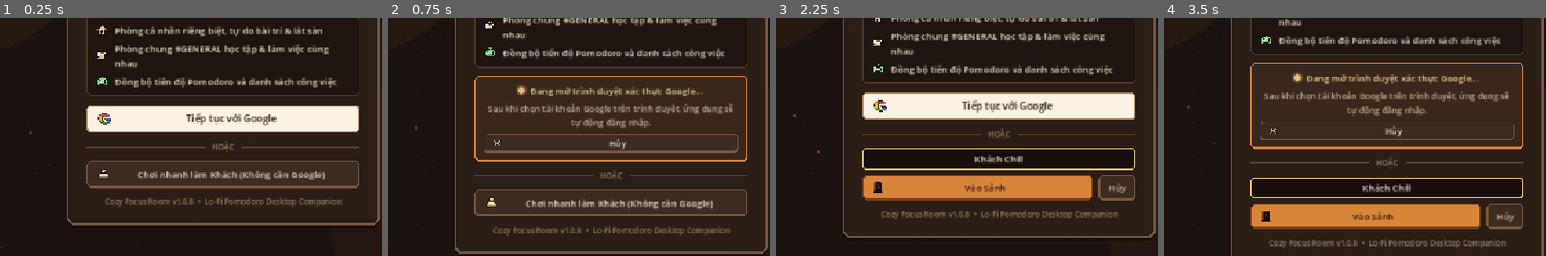
Above: before the commit, frames 1-4 (left to right).
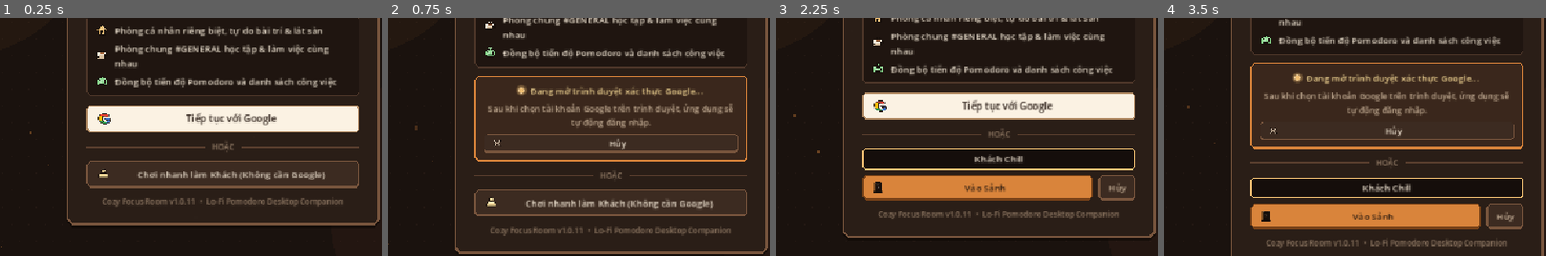
Above: after the commit, the same moments.

Repository: phanphuong1512/cozy-focus-godot
Game: Godot game, scene res://node_2d.tscn
Same seed, same stepped clock (60 frames per second), same inputs: the game is played once before the commit and once after it.
Inputs:
- Up to frame 1 (0.25 s): no input
- Up to frame 2 (0.75 s): click "Tiếp tục với Google" at 0.5 s
- Up to frame 3 (2.25 s): click "Hủy" at 1.25 s; click "Chơi nhanh làm Khách (Không c…" at 2 s
- Up to frame 4 (3.5 s): click "Tiếp tục với Google" at 2.75 s
The pictures show only the part of the screen within x 21-71%, y 42-92%; the shares and areas given below are measured in that part.

The runs differ from the first frame. In frame 1, 0.7% of the frame differs, in the area x 26-90%, y 75-80%; in frame 2, 0.6%; in frame 3, 0.7%; in frame 4, 0.7%, in the area x 26-90%, y 93-97%.

Commit message:
fix(ui, assets): clamp wall items below wall trim, lock chat bar right edge, and early-init catalog map

Diff:
--- a/project.godot
+++ b/project.godot
@@ -11,7 +11,7 @@
 [application]
 
 config/name="cozy-focus-room"
-config/version="1.0.8"
+config/version="1.0.11"
 run/main_scene="res://node_2d.tscn"
 config/features=PackedStringArray("4.7", "Forward Plus")
 config/icon="res://icon.svg"
--- a/scripts/game_data.gd
+++ b/scripts/game_data.gd
@@ -881,9 +881,15 @@
 var _glow_texture_cache: Dictionary = {}
 
 
-func _ready() -> void:
+func _init() -> void:
 	for item in CATALOG_ITEMS:
 		CATALOG_MAP[item["id"]] = item
+
+
+func _ready() -> void:
+	if CATALOG_MAP.is_empty():
+		for item in CATALOG_ITEMS:
+			CATALOG_MAP[item["id"]] = item
 
 
 func to_res_path(p: String) -> String:
--- a/scripts/isometric_room.gd
+++ b/scripts/isometric_room.gd
@@ -275,6 +275,17 @@
 		var tex := GameData.get_texture(str(cat.get("sprite", "")))
 		if tex != null:
 			visual_h = float(tex.get_height()) * float(cat.get("scale", 1.0))
+
+		# Clamp wall item vertically within the wall bounds so it never sticks out above the wall top
+		var wall_base_y := (p_start.y + p_end.y) * 0.5
+		var wall_top_y := wall_base_y - GameData.WALL_HEIGHT + 4.0
+		var item_top_y := box_center_y - visual_h * 0.5
+		if item_top_y < wall_top_y:
+			box_center_y = wall_top_y + visual_h * 0.5
+		var wall_bot_y := wall_base_y - 8.0
+		var item_bot_y := box_center_y + visual_h * 0.5
+		if item_bot_y > wall_bot_y:
+			box_center_y = wall_bot_y - visual_h * 0.5
 
 		var max_span_gx := float(ox + (span - 1 if not on_left else 0))
 		var max_span_gy := float(oy + (span - 1 if on_left else 0))
--- a/scripts/ui_manager.gd
+++ b/scripts/ui_manager.gd
@@ -302,6 +302,7 @@
 	GameStore.auth_changed.connect(_refresh_all)
 	GameStore.lobby_stats_updated.connect(func(_c): _refresh_lobby())
 	GameStore.update_state_changed.connect(_refresh_update_banner)
+	_root.resized.connect(_update_chat_bar_layout)
 
 	_refresh_all()
 
@@ -1698,7 +1699,7 @@
 	_chat_bar.anchor_right = 1.0
 	_chat_bar.anchor_top = 1.0
 	_chat_bar.anchor_bottom = 1.0
-	_chat_bar.offset_left = -450
+	_chat_bar.offset_left = -460
 	_chat_bar.offset_right = -16
 	_chat_bar.offset_top = -120
 	_chat_bar.offset_bottom = -16
@@ -1800,6 +1801,10 @@
 	pb_h.add_child(_chat_profile_avatar)
 
 	_chat_profile_name = _lbl("Người chơi", 11, COL_TEXT)
+	_chat_profile_name.text_overrun_behavior = TextServer.OVERRUN_TRIM_ELLIPSIS
+	_chat_profile_name.autowrap_mode = TextServer.AUTOWRAP_OFF
+	_chat_profile_name.clip_text = true
+	_chat_profile_name.custom_minimum_size = Vector2(0, 0)
 	_chat_profile_name.mouse_filter = Control.MOUSE_FILTER_IGNORE
 	pb_h.add_child(_chat_profile_name)
 
@@ -2970,6 +2975,18 @@
 	_chat_profile_name.text = str(GameStore.local_player.get("name", "Người chơi"))
 	var outfit := str(GameStore.local_player.get("outfit", "c1"))
 	_set_player_avatar_texture(_chat_profile_avatar, outfit, GameStore.local_player.get("customAvatar"))
+	_update_chat_bar_layout()
+
+
+func _update_chat_bar_layout() -> void:
+	if _chat_bar == null or not is_instance_valid(_chat_bar):
+		return
+	var needed_w := maxf(430.0, _chat_bar.get_combined_minimum_size().x)
+	var max_w := maxf(300.0, _root.size.x - 32.0)
+	var final_w := minf(needed_w, max_w)
+	_chat_bar.offset_left = - (final_w + 16.0)
+	_chat_bar.offset_right = -16.0
+	_chat_bar.offset_bottom = -16.0
 
 
 func _refresh_chat_log() -> void:
